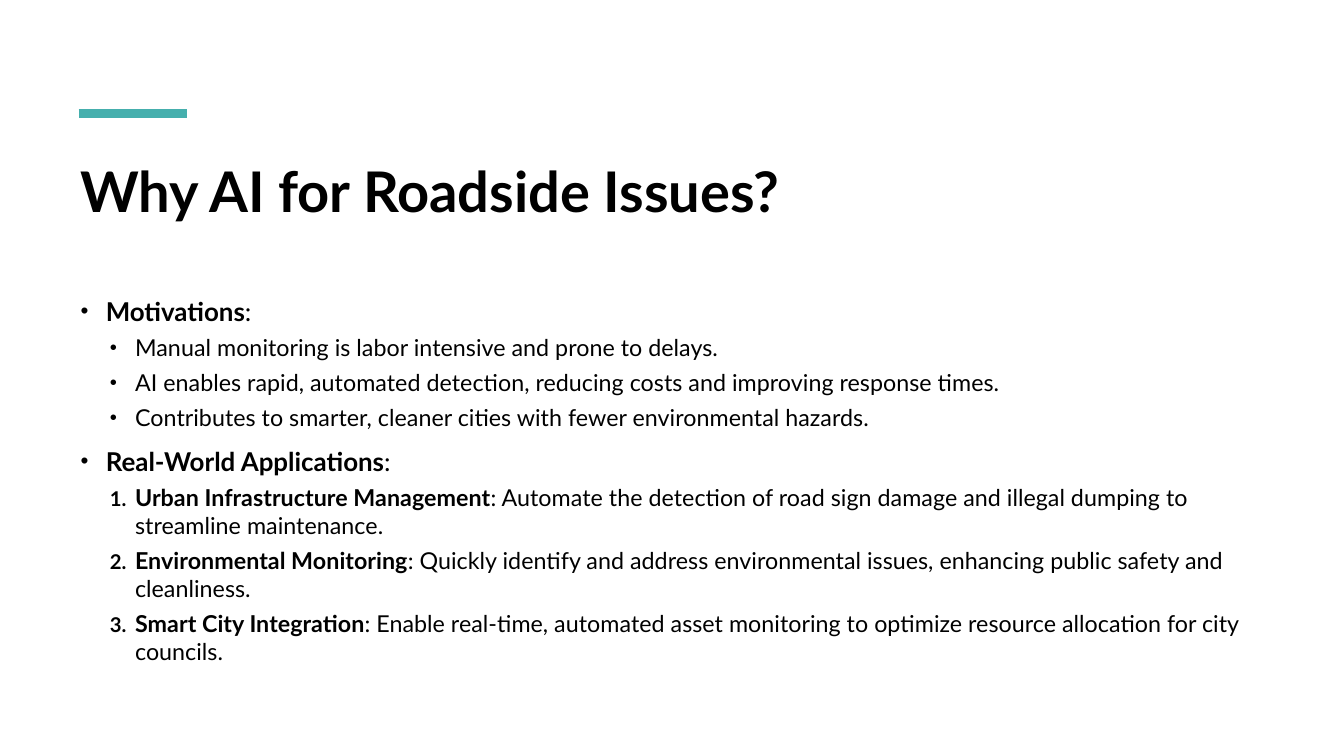
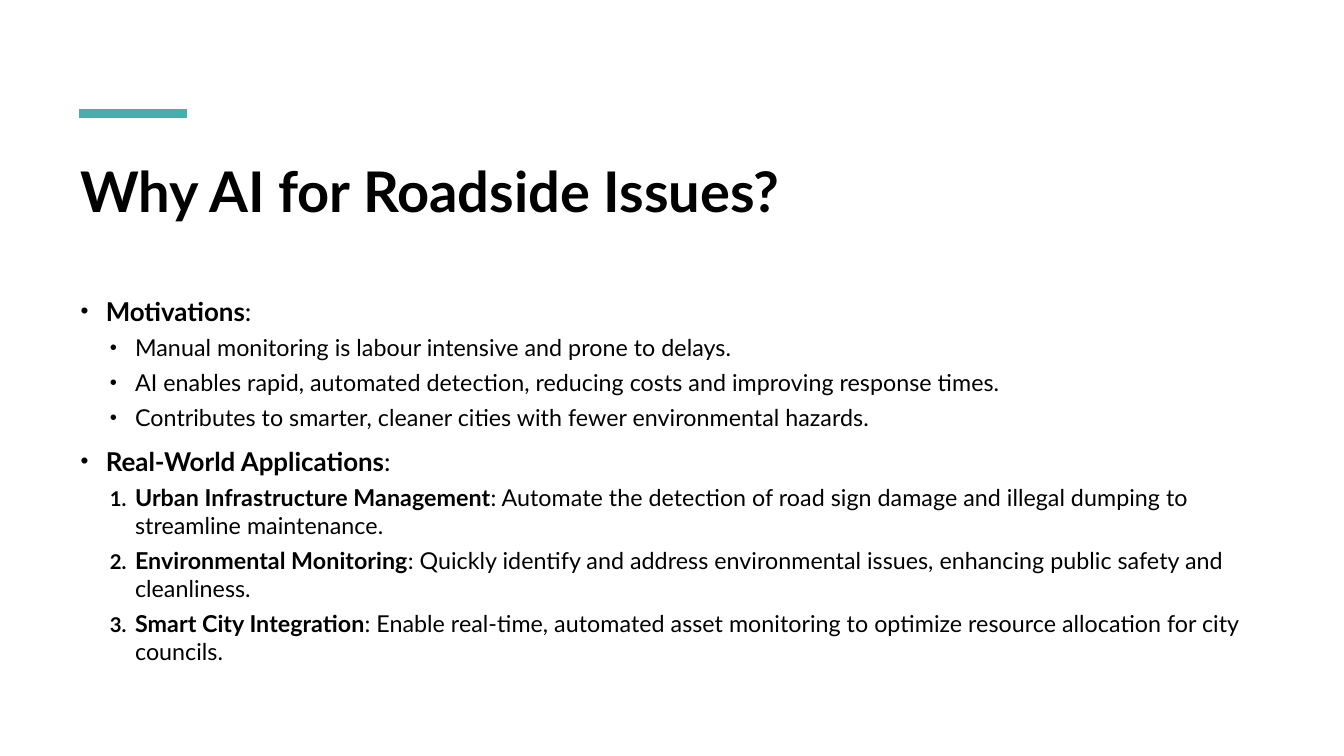
Before and after one commit to kinqsradio/COS40007-Artificial-Intelligence-for-Engineering, a slide deck: slide 3 of group_assignment/presentation/presentation.pptx (slide 4 before the commit). Drawn at 1344x756 pixels with LibreOffice and Linux fonts; fonts in the diff are those of the drawing. Boxes give left, top, right and bottom in pixels: in the first picture for what was removed or moved away, otherwise in the second. Text is boxed around its words. In the diff, an @@ line names an element or a change of style, - is before the commit and + after.

```diff
--- a/group_assignment/presentation/presentation.pptx
+++ b/group_assignment/presentation/presentation.pptx
@@ text at (135, 339, 731, 361): text changed @@
-  • Manual monitoring is labor intensive and prone to delays.
+  • Manual monitoring is labour intensive and prone to delays.
```
Also in this commit, not shown: 1 slide removed.
